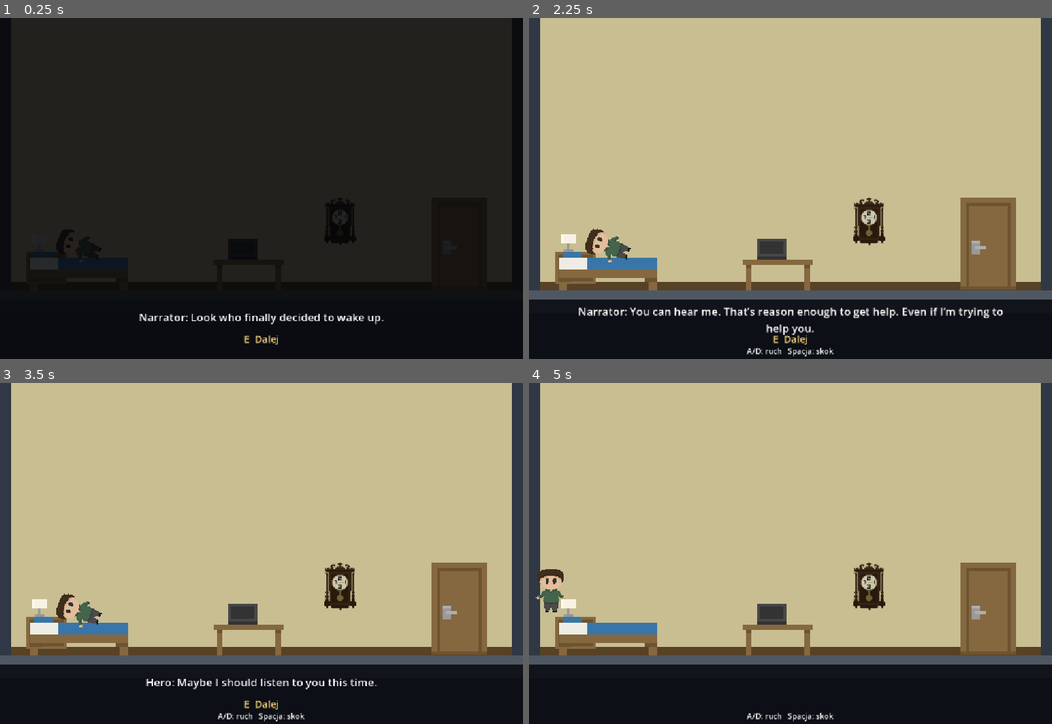
Above: before the commit, frames 1-4 (two rows, left to right).
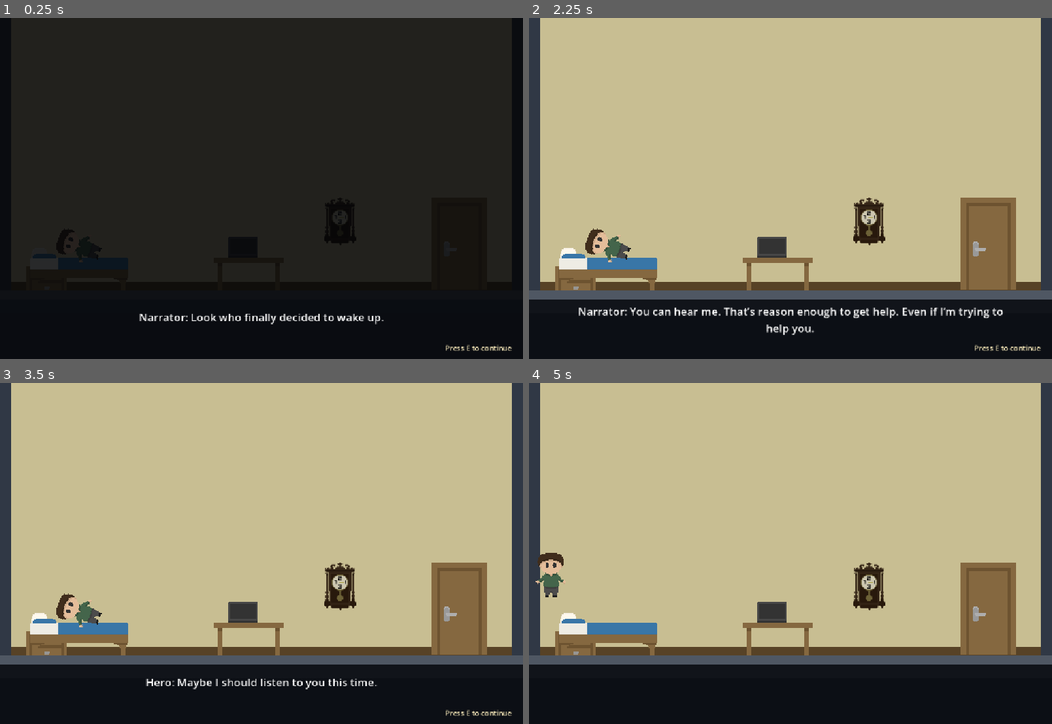
Above: after the commit, the same moments.

Repository: zjezdzalka/bounceBack
Game: Godot game, scene res://Scenes/Levels/room.tscn
Same seed, same stepped clock (60 frames per second), same inputs: the game is played once before the commit and once after it.
Inputs (mouse positions are in pixels of both pictures, inside the frame that each line leads up to):
- Up to frame 1 (0.25 s): no input
- Up to frame 2 (2.25 s): tap E at 0.5, 1.25, 2, 2.1 s; move the mouse to (905, 171) at 0.52 s; hold Space 0.53-1.28 s; hold D 0.53-2.03 s; click (905, 171) at 0.67 s; move the mouse to (685, 205) at 1.27 s; tap Q at 1.35 s; click (685, 205) at 1.42 s; tap Space at 1.52, 1.55, 1.82 s; move the mouse to (842, 113) at 2.02 s; hold A from 2.03 s (still down); hold Space from 2.03 s (still down); click (842, 113) at 2.17 s
- Up to frame 3 (3.5 s): tap E at 2.75 s; move the mouse to (235, 621) at 2.77 s; release A at 2.78 s; release Space at 2.78 s; hold D from 2.78 s (still down); tap N at 2.85 s; click (235, 621) at 2.92 s; tap Space at 3.02, 3.05, 3.32 s
- Up to frame 4 (5 s): tap E at 3.5, 4.25 s; move the mouse to (947, 604) at 3.52 s; hold Space 3.53-4.28 s; tap R at 3.6 s; click (947, 604) at 3.67 s; move the mouse to (633, 502) at 4.27 s; release D at 4.28 s; hold A from 4.28 s (still down); tap Space at 4.35, 4.52, 4.82 s; click (633, 502) at 4.42 s

The runs differ from the first frame. In frame 1, 0.2% of the frame differs, in the area x 6-98%, y 70-98%; in frame 2, 1.0%; in frame 3, 1.0%; in frame 4, 1.4%, in the area x 1-88%, y 49-100%.

Commit message:
nowe grafiki + key tutorial change

Diff:
--- a/Scenes/Levels/basement.tscn
+++ b/Scenes/Levels/basement.tscn
@@ -5,7 +5,11 @@
 [ext_resource type="PackedScene" path="res://block.tscn" id="3"]
 
 
-[ext_resource type="Texture2D" path="res://Art/House/Chair.png" id="Chair"]
+[ext_resource type="Texture2D" path="res://Art/House/Chair_big.png" id="Chair"]
+
+[ext_resource type="Texture2D" path="res://Art/House/Cabinet_big.png" id="Cabinet_big"]
+
+[ext_resource type="Texture2D" path="res://Art/House/Table_big.png" id="Table_big"]
 
 [node name="Basement" type="Node2D"]
 script = ExtResource("1")
@@ -57,10 +61,8 @@
 
 [node name="Art" type="Sprite2D" parent="Objects/CellarChair"]
 texture_filter = 1
-scale = Vector2(4, 4)
+scale = Vector2(1.4, 1.133333)
 texture = ExtResource("Chair")
-region_enabled = true
-region_rect = Rect2(6, 7, 13, 17)
 
 [node name="Label" type="Label" parent="Objects/CellarChair"]
 z_index = 8
@@ -77,6 +79,13 @@
 size = Vector2(174, 148)
 color = Color(0.44,0.32,0.25,1)
 layers = 7
+show_placeholder = false
+
+[node name="Art" type="Sprite2D" parent="Objects/Workbench"]
+texture_filter = 1
+position = Vector2(0, -87.45)
+scale = Vector2(1.8125, 3.363636)
+texture = ExtResource("Table_big")
 
 [node name="Label" type="Label" parent="Objects/Workbench"]
 z_index = 8
@@ -92,13 +101,11 @@
 position = Vector2(461, 386)
 z_index = 1
 
-[node name="Placeholder" type="ColorRect" parent="Objects/ToolCabinet"]
-offset_left = -56.0
-offset_top = -25.5
-offset_right = 56.0
-offset_bottom = 25.5
-mouse_filter = 2
-color = Color(0.53,0.47,0.29,1)
+[node name="Art" type="Sprite2D" parent="Objects/ToolCabinet"]
+texture_filter = 1
+position = Vector2(0, -30.16)
+scale = Vector2(2, 1.16)
+texture = ExtResource("Cabinet_big")
 
 [node name="Label" type="Label" parent="Objects/ToolCabinet"]
 z_index = 8
@@ -230,19 +237,4 @@
 vertical_alignment = 1
 autowrap_mode = 2
 
-[node name="Prompt" type="Label" parent="HUD"]
-offset_left = 32.0
-offset_top = 692.0
-offset_right = 1120.0
-theme_override_colors/font_color = Color(0.98, 0.83, 0.48, 1)
-theme_override_font_sizes/font_size = 22
-horizontal_alignment = 1
-
-[node name="Status" type="Label" parent="HUD"]
-offset_left = 32.0
-offset_top = 722.0
-offset_right = 1120.0
-theme_override_font_sizes/font_size = 17
-horizontal_alignment = 1
-
 [editable path="Player"]
--- a/Scenes/Levels/hallway.tscn
+++ b/Scenes/Levels/hallway.tscn
@@ -6,9 +6,11 @@
 [ext_resource type="Texture2D" uid="uid://c5aes3aejhqgb" path="res://Art/House/Character.png" id="Character"]
 
 
-[ext_resource type="Texture2D" path="res://Art/House/Chair.png" id="Chair"]
+[ext_resource type="Texture2D" path="res://Art/House/Chair_big.png" id="Chair"]
 [ext_resource type="Texture2D" path="res://Art/House/Corridor.png" id="Corridor"]
-[ext_resource type="Texture2D" path="res://Art/House/Door.png" id="Door"]
+[ext_resource type="Texture2D" path="res://Art/House/Door_big.png" id="Door"]
+
+[ext_resource type="Texture2D" path="res://Art/House/Cabinet_big.png" id="Cabinet_big"]
 
 [node name="Hallway" type="Node2D" unique_id=2054935274]
 script = ExtResource("1")
@@ -67,10 +69,8 @@
 
 [node name="Art" type="Sprite2D" parent="Objects/HallChair"]
 texture_filter = 1
-scale = Vector2(4, 4)
+scale = Vector2(1.4, 1.133333)
 texture = ExtResource("Chair")
-region_enabled = true
-region_rect = Rect2(6, 7, 13, 17)
 
 [node name="Label" type="Label" parent="Objects/HallChair" unique_id=808958788]
 z_index = 8
@@ -105,10 +105,10 @@
 
 [node name="Art" type="Sprite2D" parent="Objects/FrontDoor"]
 texture_filter = 1
-scale = Vector2(3.5, 3.5)
+scale = Vector2(0.875, 0.887097)
 texture = ExtResource("Door")
 region_enabled = true
-region_rect = Rect2(10, 9, 20, 31)
+region_rect = Rect2(24, 4, 80, 124)
 
 [node name="Label" type="Label" parent="Objects/FrontDoor" unique_id=1897334091]
 z_index = 8
@@ -126,10 +126,10 @@
 
 [node name="Art" type="Sprite2D" parent="Objects/CellarDoor"]
 texture_filter = 1
-scale = Vector2(3.5, 3.5)
+scale = Vector2(0.875, 0.887097)
 texture = ExtResource("Door")
 region_enabled = true
-region_rect = Rect2(10, 9, 20, 31)
+region_rect = Rect2(24, 4, 80, 124)
 
 [node name="Label" type="Label" parent="Objects/CellarDoor" unique_id=1309037884]
 z_index = 8
@@ -149,6 +149,13 @@
 size = Vector2(61, 66)
 color = Color(0.55, 0.42, 0.6, 1)
 layers = 7
+show_placeholder = false
+
+[node name="Art" type="Sprite2D" parent="Objects/Cabinet"]
+texture_filter = 1
+position = Vector2(0, -39)
+scale = Vector2(1.09, 1.5)
+texture = ExtResource("Cabinet_big")
 
 [node name="Label" type="Label" parent="Objects/Cabinet" unique_id=310701294]
 z_index = 8
@@ -213,19 +220,4 @@
 vertical_alignment = 1
 autowrap_mode = 2
 
-[node name="Prompt" type="Label" parent="HUD" unique_id=585080517]
-offset_left = 32.0
-offset_top = 692.0
-offset_right = 1120.0
-theme_override_colors/font_color = Color(0.98, 0.83, 0.48, 1)
-theme_override_font_sizes/font_size = 22
-horizontal_alignment = 1
-
-[node name="Status" type="Label" parent="HUD" unique_id=2028125141]
-offset_left = 32.0
-offset_top = 722.0
-offset_right = 1120.0
-theme_override_font_sizes/font_size = 17
-horizontal_alignment = 1
-
 [editable path="Player"]
--- a/Scenes/Levels/house_level.gd
+++ b/Scenes/Levels/house_level.gd
@@ -14,8 +14,6 @@
 const BODY_LAYER := 8
 const SHELF_LAYER := 16
 @onready var objects: Node2D = $Objects
-@onready var status: Label = $HUD/Status
-@onready var prompt: Label = $HUD/Prompt
 @onready var dialogue: Label = $HUD/Dialogue
 @onready var darkness: ColorRect = $HUD/Darkness
 
@@ -46,6 +44,10 @@
 var room_door_checked := false
 var room_key := false
 var lights_fixed := false
+var learned_move := false
+var learned_jump := false
+var floating_hint: Label
+var continue_hint: Label
 var bed_idle := 0.0
 var bed_line := 0
 var left_bed := false
@@ -65,6 +67,8 @@
 var lines: Array[String] = []
 
 func _ready() -> void:
+	_create_floating_hint()
+	_create_continue_hint()
 	RenderingServer.set_default_clear_color(Color("#222935"))
 	# In the first room the hero starts lying face up; he stands after the intro dialogue.
 	woke_up = stage != Stage.ROOM
@@ -116,20 +120,7 @@
 	if not dialogue.visible and not busy and not finished:
 		_update_story(delta)
 	_update_target()
-	status.text = ""
-	if lamp_on or stage != Stage.ROOM:
-		status.text = "A/D: ruch   Spacja: skok"
-	if room_door_checked or stage != Stage.ROOM:
-		status.text += "   |   Q: przełącz postać (%s)" % ("wł." if hallucinating else "wył.")
-	prompt.text = "" if target.is_empty() else "E  " + _action_label()
-	if not held_prop.is_empty():
-		prompt.text = "E  Odłóż   •   A/D  Przesuń"
-	elif target.is_empty() and stage == Stage.ROOM and lamp_on and laptop_checked and not room_door_checked:
-		prompt.text = "Podejdź do drzwi i sprawdź klamkę."
-	if dialogue.visible:
-		prompt.text = "E  Dalej"
-	elif finished:
-		prompt.text = "Koniec prototypu"
+	_update_floating_hint()
 
 func _find_player_sprite() -> Sprite2D:
 	# Hallway/basement have a HouseCharacter sprite; the room uses player.tscn's TextureRect,
@@ -509,6 +500,7 @@
 func _say(text_lines: Array[String]) -> void:
 	lines = text_lines.duplicate()
 	dialogue.show()
+	continue_hint.show()
 	player.set_process_input(false)
 	player.set_physics_process(false)
 	_advance_dialogue()
@@ -529,15 +521,16 @@
 	if not lines.is_empty():
 		dialogue.text = lines.pop_front()
 		return
+	dialogue.hide()
+	continue_hint.hide()
 	if finished:
-		dialogue.hide()
-		return
-	dialogue.hide()
+		return
 	if not woke_up:
 		if not lamp_on:
 			_turn_on_lamp()
 			return
 		_wake_up()
+	player.jump_blocked_until_release = Input.is_physical_key_pressed(KEY_SPACE)
 	player.set_process_input(true)
 	player.set_physics_process(true)
 
@@ -563,13 +556,77 @@
 	if prop is StaticBody2D:
 		prop.collision_layer = prop.layers if enabled and held_prop != object_name else 0
 
-func _action_label() -> String:
+func _create_floating_hint() -> void:
+	floating_hint = Label.new()
+	floating_hint.name = "FloatingControlHint"
+	floating_hint.mouse_filter = Control.MOUSE_FILTER_IGNORE
+	floating_hint.add_theme_font_size_override("font_size", 19)
+	floating_hint.add_theme_color_override("font_color", Color("#fff0bf"))
+	floating_hint.add_theme_color_override("font_outline_color", Color("#161922"))
+	floating_hint.add_theme_constant_override("outline_size", 6)
+	floating_hint.hide()
+	$HUD.add_child(floating_hint)
+
+func _update_floating_hint() -> void:
+	if not woke_up or dialogue.visible or busy or finished:
+		floating_hint.hide()
+		return
+	learned_move = learned_move or absf(player.get_real_velocity().x) > 1.0
+	learned_jump = learned_jump or player.velocity.y < -1.0
+	var text := _floating_control_text()
+	if text.is_empty():
+		floating_hint.hide()
+		return
+	floating_hint.text = text
+	floating_hint.reset_size()
+	var bounds := _player_bounds()
+	var x := bounds.end.x + 14.0
+	if x + floating_hint.size.x > 1136.0:
+		x = bounds.position.x - floating_hint.size.x - 14.0
+	floating_hint.position = Vector2(maxf(x, 16.0), clampf(bounds.get_center().y - 14.0, 16.0, 590.0))
+	floating_hint.show()
+
+func _floating_control_text() -> String:
+	if not held_prop.is_empty():
+		return "Press A / D to move the object\nPress E to put it down"
+	if stage == Stage.ROOM:
+		if not learned_move:
+			return "Press A / D to move"
+		if room_door_checked and not room_key and apparition == null:
+			return "Press Q to enter the hallucination"
+		if room_key and hallucinating:
+			return "Press Q to return to reality"
 	if target in MOVABLE:
-		return "Chwyć"
-	return {
-		"Laptop": "Sprawdź laptopa", "RoomDoor": "Sprawdź drzwi",
-		"RoomKey": "Podnieś klucz", "FrontDoor": "Sprawdź drzwi frontowe",
-		"CellarDoor": "Sprawdź drzwi do piwnicy", "Wires": "Połącz przewody", "ToolCabinet": "Przeszukaj szafkę",
-		"Gate": "Sprawdź kraty", "Climb": "Wespnij się po drabinie",
-		"Window": "Sprawdź okno" if not climbed else "Wyjdź przez okno"
+		return "Press E to grab"
+	if stage == Stage.ROOM and not learned_jump and target.is_empty():
+		return "Press Space to jump"
+	var action: String = {
+		"Laptop": "check the laptop",
+		"RoomDoor": "open the door" if room_key else "try the door",
+		"RoomKey": "pick up the key",
+		"FrontDoor": "try the front door",
+		"CellarDoor": "enter the basement" if lights_fixed else "check the basement door",
+		"Wires": "connect the wires",
+		"ToolCabinet": "search the cabinet",
+		"Gate": "unlock the gate" if has_key else "check the gate",
+		"Climb": "climb the ladder",
+		"Window": "climb out the window" if climbed else "check the window",
 	}.get(target, "")
+	return "" if action.is_empty() else "Press E to " + action
+
+func _create_continue_hint() -> void:
+	continue_hint = Label.new()
+	continue_hint.name = "ContinueHint"
+	continue_hint.text = "Press E to continue"
+	continue_hint.mouse_filter = Control.MOUSE_FILTER_IGNORE
+	continue_hint.add_theme_font_size_override("font_size", 16)
+	continue_hint.add_theme_color_override("font_color", Color("#fff0bf"))
+	continue_hint.horizontal_alignment = HORIZONTAL_ALIGNMENT_RIGHT
+	var panel := $HUD/TextBackground as Control
+	panel.add_child(continue_hint)
+	continue_hint.set_anchors_and_offsets_preset(Control.PRESET_BOTTOM_RIGHT)
+	continue_hint.offset_right = -24.0
+	continue_hint.offset_left = -260.0
+	continue_hint.offset_bottom = -12.0
+	continue_hint.offset_top = -36.0
+	continue_hint.hide()
--- a/Scenes/Levels/room.tscn
+++ b/Scenes/Levels/room.tscn
@@ -5,13 +5,15 @@
 [ext_resource type="PackedScene" path="res://block.tscn" id="3"]
 [ext_resource type="Texture2D" uid="uid://dh26rm24nmc40" path="res://Art/House/Clock.png" id="10_u3ghy"]
 [ext_resource type="AudioStream" uid="uid://dajs3maeikga7" path="res://Audio/Room/alarm-clock-ticking_60bpm2.wav" id="11_u3ghy"]
-[ext_resource type="Texture2D" uid="uid://b7ys3pxxcfhkb" path="res://Art/House/bed10x_nopillow.png" id="Bed"]
-[ext_resource type="Texture2D" uid="uid://jwers2rom4by" path="res://Art/House/Nighttable_off.png" id="Nighttable_off"]
-[ext_resource type="Texture2D" uid="uid://dal4ta6ni2wyt" path="res://Art/House/Nighttable_on.png" id="Nighttable_on"]
-[ext_resource type="Texture2D" uid="uid://djttwym3fehhv" path="res://Art/House/pillow_10xx.png" id="Pillow"]
+[ext_resource type="Texture2D" path="res://Art/House/Bed_nopillow_big.png" id="Bed"]
+[ext_resource type="Texture2D" path="res://Art/House/Nighttable_off_big.png" id="Nighttable_off"]
+[ext_resource type="Texture2D" path="res://Art/House/Nighttable_on_big.png" id="Nighttable_on"]
+[ext_resource type="Texture2D" path="res://Art/House/Pillow_big.png" id="Pillow"]
 [ext_resource type="Texture2D" uid="uid://cclavdg8xcl3e" path="res://Art/House/Starting_room.png" id="Starting_room"]
-[ext_resource type="Texture2D" uid="uid://blkkq5h7yr17h" path="res://Art/House/Table_laptop_off.png" id="Table_laptop_off"]
-[ext_resource type="Texture2D" uid="uid://dn5pq70gxoolf" path="res://Art/House/Table_laptop_on.png" id="Table_laptop_on"]
+[ext_resource type="Texture2D" path="res://Art/House/Table_laptop_off_big.png" id="Table_laptop_off"]
+[ext_resource type="Texture2D" path="res://Art/House/Table_laptop_on_big.png" id="Table_laptop_on"]
+
+[ext_resource type="Texture2D" path="res://Art/House/Door_big.png" id="Door_big"]
 
 [node name="Room" type="Node2D" unique_id=1494530991]
 script = ExtResource("1")
@@ -77,13 +79,13 @@
 
 [node name="Art" type="Sprite2D" parent="Objects/Bed" unique_id=1566238429]
 texture_filter = 1
-scale = Vector2(0.9, 0.9)
+scale = Vector2(2.25, 2.25)
 texture = ExtResource("Bed")
 
 [node name="Pillow" type="Sprite2D" parent="Objects/Bed" unique_id=1761540631]
 texture_filter = 1
-position = Vector2(-78, -42)
-scale = Vector2(-0.8236931, 1.2723919)
+position = Vector2(-76, -39)
+scale = Vector2(2.25, 2.25)
 texture = ExtResource("Pillow")
 
 [node name="CollisionPolygon2D" type="CollisionPolygon2D" parent="Objects/Bed" unique_id=1825150859]
@@ -115,8 +117,8 @@
 z_index = -1
 z_as_relative = false
 texture_filter = 1
-position = Vector2(0, -36)
-scale = Vector2(5.5, 5.5)
+position = Vector2(0, -9)
+scale = Vector2(1.375, 1.375)
 texture = ExtResource("Nighttable_off")
 
 [node name="LampOn" type="Sprite2D" parent="Objects/Nightstand" unique_id=1801353893]
@@ -124,8 +126,8 @@
 z_as_relative = false
 visible = false
 texture_filter = 1
-position = Vector2(0, -36)
-scale = Vector2(5.5, 5.5)
+position = Vector2(0, -9)
+scale = Vector2(1.375, 1.375)
 texture = ExtResource("Nighttable_on")
 
 [node name="Lamp" type="Node2D" parent="Objects" unique_id=1894446193]
@@ -168,15 +170,15 @@
 
 [node name="LaptopOff" type="Sprite2D" parent="Objects/Desk" unique_id=914327827]
 texture_filter = 1
-position = Vector2(0, -67)
-scale = Vector2(9, 9)
+position = Vector2(0, -72)
+scale = Vector2(2.25, 2.25)
 texture = ExtResource("Table_laptop_off")
 
 [node name="LaptopOn" type="Sprite2D" parent="Objects/Desk" unique_id=2102244646]
 visible = false
 texture_filter = 1
-position = Vector2(0, -67)
-scale = Vector2(9, 9)
+position = Vector2(0, -72)
+scale = Vector2(2.25, 2.25)
 texture = ExtResource("Table_laptop_on")
 
 [node name="Laptop" type="Node2D" parent="Objects" unique_id=1451120378]
@@ -210,10 +212,10 @@
 [node name="Art" type="Sprite2D" parent="Objects/RoomDoor" unique_id=1297833397]
 texture_filter = 1
 position = Vector2(0, -264.22885)
-scale = Vector2(16.79661, 19.468515)
-texture = ExtResource("Starting_room")
+scale = Vector2(4.19915, 5.02413)
+texture = ExtResource("Door_big")
 region_enabled = true
-region_rect = Rect2(77, 5, 20, 32)
+region_rect = Rect2(24, 4, 80, 124)
 
 [node name="Label" type="Label" parent="Objects/RoomDoor" unique_id=1010008633]
 z_index = 8
@@ -301,21 +303,6 @@
 horizontal_alignment = 1
 vertical_alignment = 1
 autowrap_mode = 2
-
-[node name="Prompt" type="Label" parent="HUD" unique_id=1787783473]
-offset_left = 32.0
-offset_top = 692.0
-offset_right = 1120.0
-theme_override_colors/font_color = Color(0.98, 0.83, 0.48, 1)
-theme_override_font_sizes/font_size = 22
-horizontal_alignment = 1
-
-[node name="Status" type="Label" parent="HUD" unique_id=77555533]
-offset_left = 32.0
-offset_top = 722.0
-offset_right = 1120.0
-theme_override_font_sizes/font_size = 17
-horizontal_alignment = 1
 
 [node name="Player" parent="." unique_id=937810438 instance=ExtResource("2")]
 position = Vector2(174, 460)
--- a/player.gd
+++ b/player.gd
@@ -15,6 +15,7 @@
 
 var z := 1   # current z-index (default 1)
 var coyote_timer := 0.0
+var jump_blocked_until_release := false
 var can_jump := true   # the level turns this off while the hero is holding an object
 
 func _ready() -> void:
@@ -29,6 +30,8 @@
 	z_changed.emit(z)
 
 func _input(event: InputEvent) -> void:
+	if event is InputEventKey and event.physical_keycode == KEY_SPACE and not event.pressed:
+		jump_blocked_until_release = false
 	if not layer_switching_enabled:
 		return
 	if event is InputEventKey and event.pressed and not event.echo:
@@ -66,7 +69,10 @@
 	velocity.x = dir * SPEED
 
 	# Jump with Space (W / S now change the z-index)
-	if can_jump and Input.is_physical_key_pressed(KEY_SPACE) and coyote_timer > 0.0:
+	var jump_pressed := Input.is_physical_key_pressed(KEY_SPACE)
+	if not jump_pressed:
+		jump_blocked_until_release = false
+	if can_jump and not jump_blocked_until_release and jump_pressed and coyote_timer > 0.0:
 		velocity.y = JUMP_VELOCITY
 		coyote_timer = 0.0
 
Binary file added: Art/House/Bed_nopillow_big.png
Not shown, added: Art/House/Bed_nopillow_big.png.import
Binary file added: Art/House/Cabinet_big.png
Not shown, added: Art/House/Cabinet_big.png.import
Binary file added: Art/House/Chair_big.png
Not shown, added: Art/House/Chair_big.png.import
Binary file added: Art/House/Door_big.png
Not shown, added: Art/House/Door_big.png.import
Binary file added: Art/House/Nighttable_off_big.png
Not shown, added: Art/House/Nighttable_off_big.png.import
Binary file added: Art/House/Nighttable_on_big.png
Not shown, added: Art/House/Nighttable_on_big.png.import
(and 8 more such lines)
